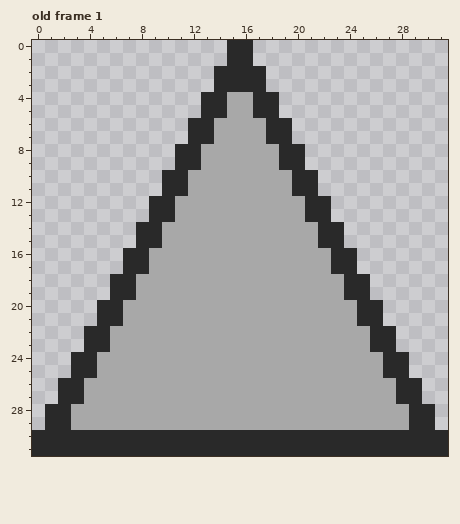
One commit to this pixel-art file: Development Limbo/Assets/Art/MenuAndUi/triangle.aseprite. That is the earlier state.
32x32 pixels, 1 frame. Shown: old frame 1.
Now the later version:
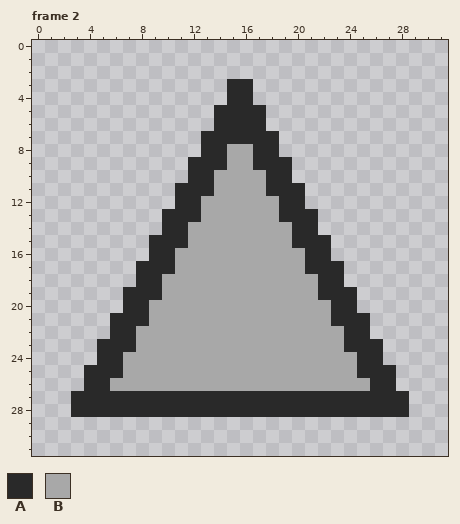
Palette (. is transparent): A #292929  B #a8a8a8
A new or re-ordered frame is compared with the old frame closest to it.
What changed:
frames 1 -> 2
Frame 2 is new; against old frame 1, layer "Layer 1":
Colour A replaces colour B in rows 4 to 5 at x 15 to 16; in rows 6 to 7 at x 14 to 17; in rows 8 to 9 at x 13 to 14 and 17 to 18; in rows 10 to 11 at x 12 to 13 and 18 to 19; in rows 12 to 13 at x 11 to 12 and 19 to 20; in rows 14 to 15 at x 10 to 11 and 20 to 21.
Colour A replaces colour B in rows 16 to 17 at x 9 to 10 and 21 to 22; in rows 18 to 19 at x 8 to 9 and 22 to 23; in rows 20 to 21 at x 7 to 8 and 23 to 24; in rows 22 to 23 at x 6 to 7 and 24 to 25; in rows 24 to 25 at x 5 to 6 and 25 to 26; in row 26 at x 4 to 5 and 26 to 27.
Colour A replaces colour B in row 27 at x 4 to 27; in row 28 at x 3 to 28.
The author cleared colour A in rows 0 to 1 at x 15 to 16; in row 2 at x 14 to 17; in row 3 at x 14 and 17; in row 4 at x 13 to 14 and 17 to 18; in row 5 at x 13 and 18; in row 6 at x 12 to 13 and 18 to 19.
The author cleared colour A in row 7 at x 12 and 19; in row 8 at x 11 to 12 and 19 to 20; in row 9 at x 11 and 20; in row 10 at x 10 to 11 and 20 to 21; in row 11 at x 10 and 21; in row 12 at x 9 to 10 and 21 to 22.
The author cleared colour A in row 13 at x 9 and 22; in row 14 at x 8 to 9 and 22 to 23; in row 15 at x 8 and 23; in row 16 at x 7 to 8 and 23 to 24; in row 17 at x 7 and 24; in row 18 at x 6 to 7 and 24 to 25.
The author cleared colour A in row 19 at x 6 and 25; in row 20 at x 5 to 6 and 25 to 26; in row 21 at x 5 and 26; in row 22 at x 4 to 5 and 26 to 27; in row 23 at x 4 and 27; in row 24 at x 3 to 4 and 27 to 28.
The author cleared colour A in row 25 at x 3 and 28; in row 26 at x 2 to 3 and 28 to 29; in row 27 at x 2 and 29; in rows 28 to 29 at x 1 to 2 and 29 to 30; in rows 30 to 31 at x 0 to 31.
The author cleared colour B in row 29 at x 3 to 28.
Where, in picture pixels (left, top, right, bottom), the same in both pictures:
changed: (32, 40, 448, 456)
